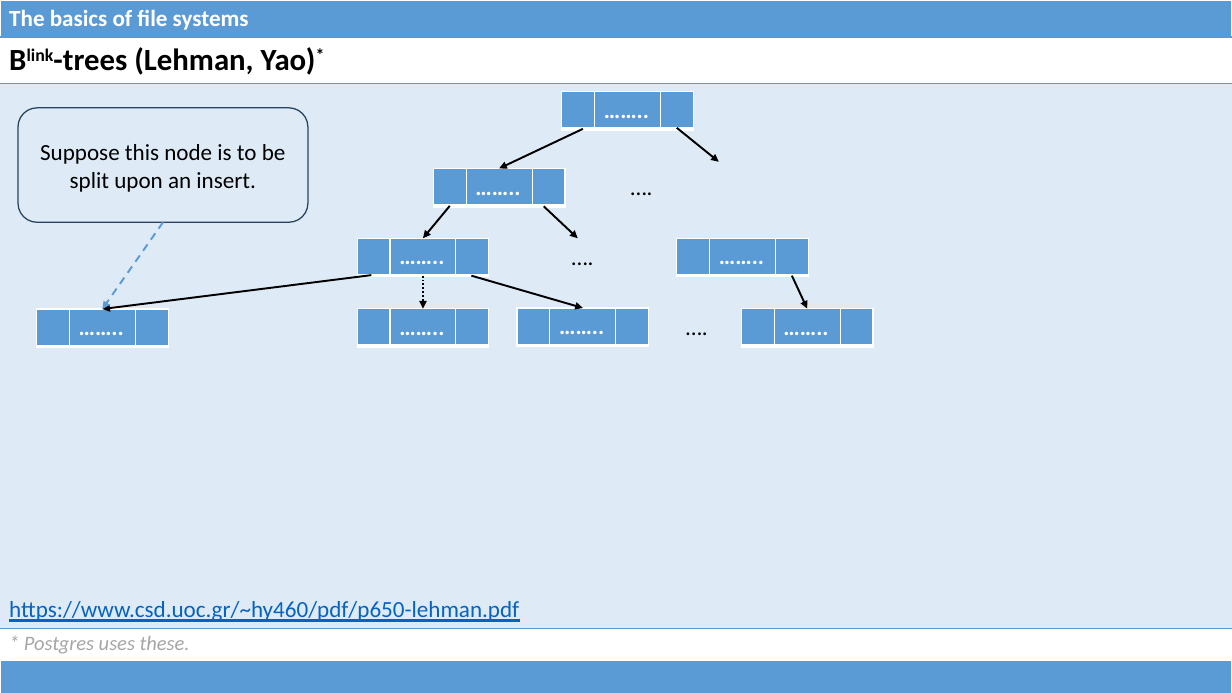
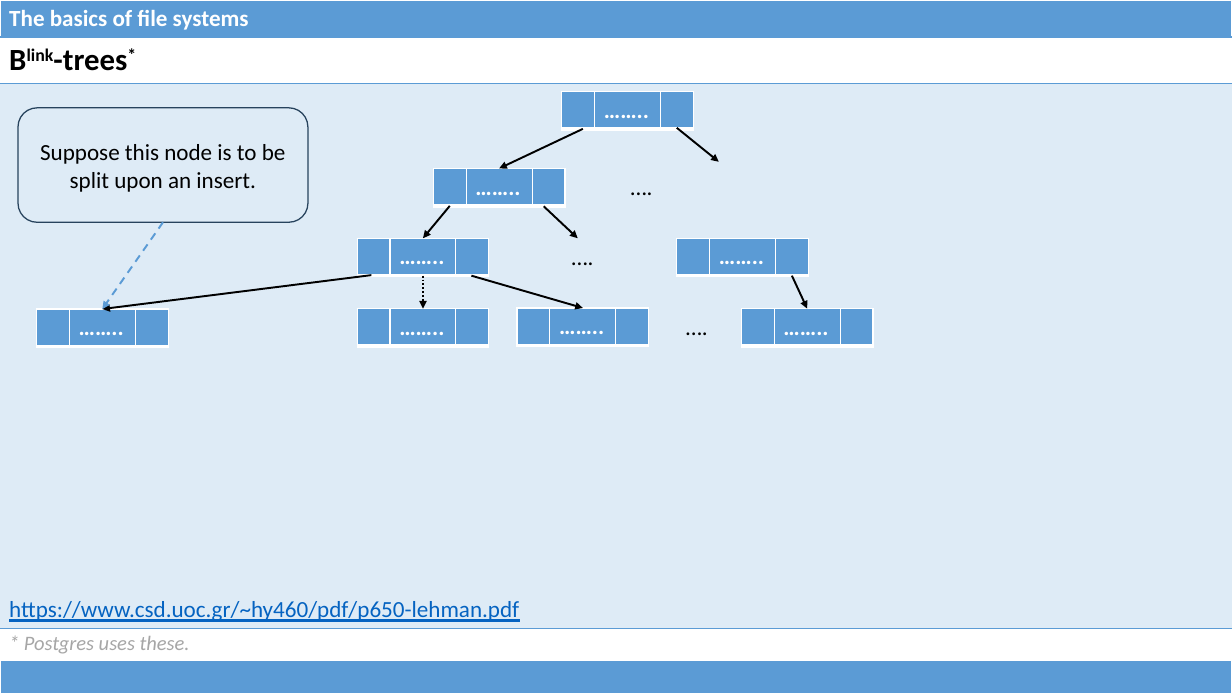
Before and after one commit to dominiquelefevre/filesystems-101-jb, a slide deck: slide 19 of talks/src/class05.pptx. Drawn at 1232x693 pixels with LibreOffice and Linux fonts; fonts in the diff are those of the drawing. Boxes give left, top, right and bottom in pixels: in the first picture for what was removed or moved away, otherwise in the second. Text is boxed around its words. In the diff, an @@ line names an element or a change of style, - is before the commit and + after.

Commit message:
class05: ext4's extent trees and Blocked Bloom Filters.

```diff
--- a/talks/src/class05.pptx
+++ b/talks/src/class05.pptx
@@ table at [0, 37, 1232, 626] @@
-row 1, column 1: Blink-trees (Lehman, Yao)*
+row 1, column 1: Blink-trees*
```
Also in this commit, not shown: 13 other slides changed, 8 slides added, 1 other file.
